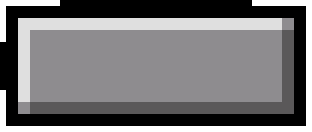
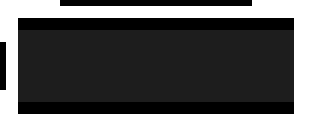
Comparing the layer stacks of the two 312x132 images. Changes:
added layer "图层 18" above "图层 17" over bbox(18, 18, 294, 114)
removed layer "图层 12" over bbox(6, 6, 306, 126)
